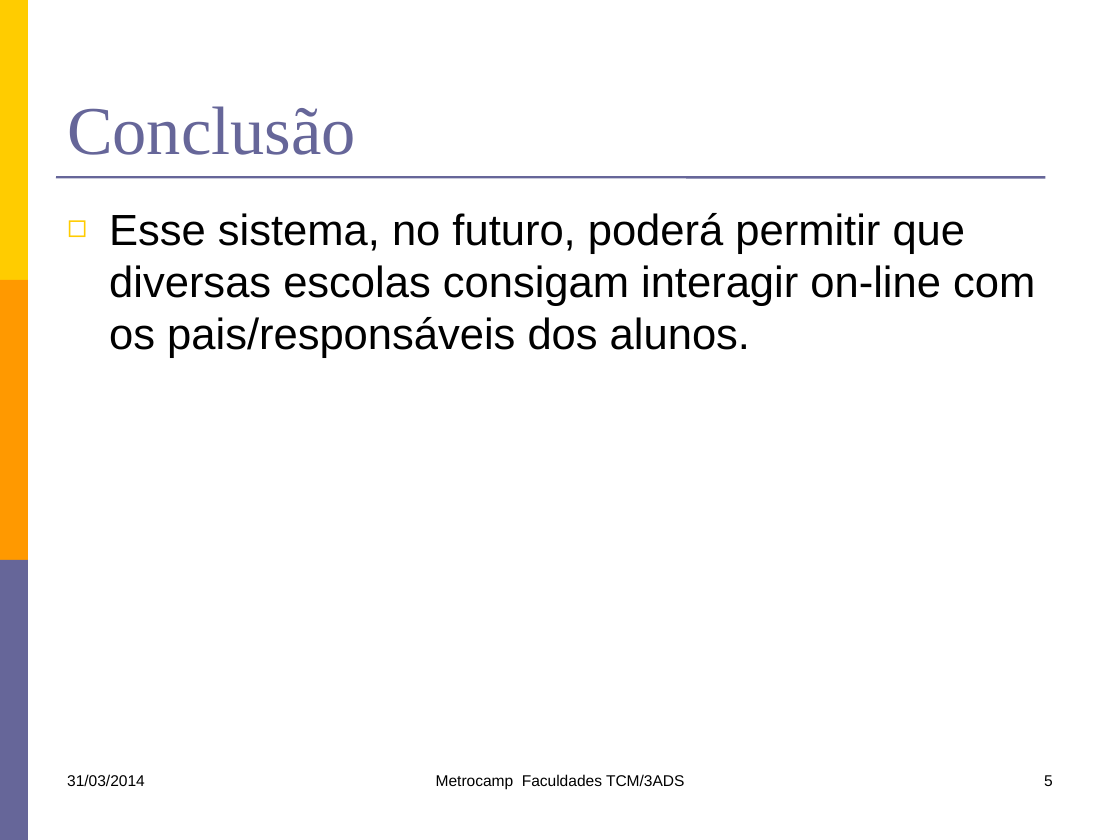
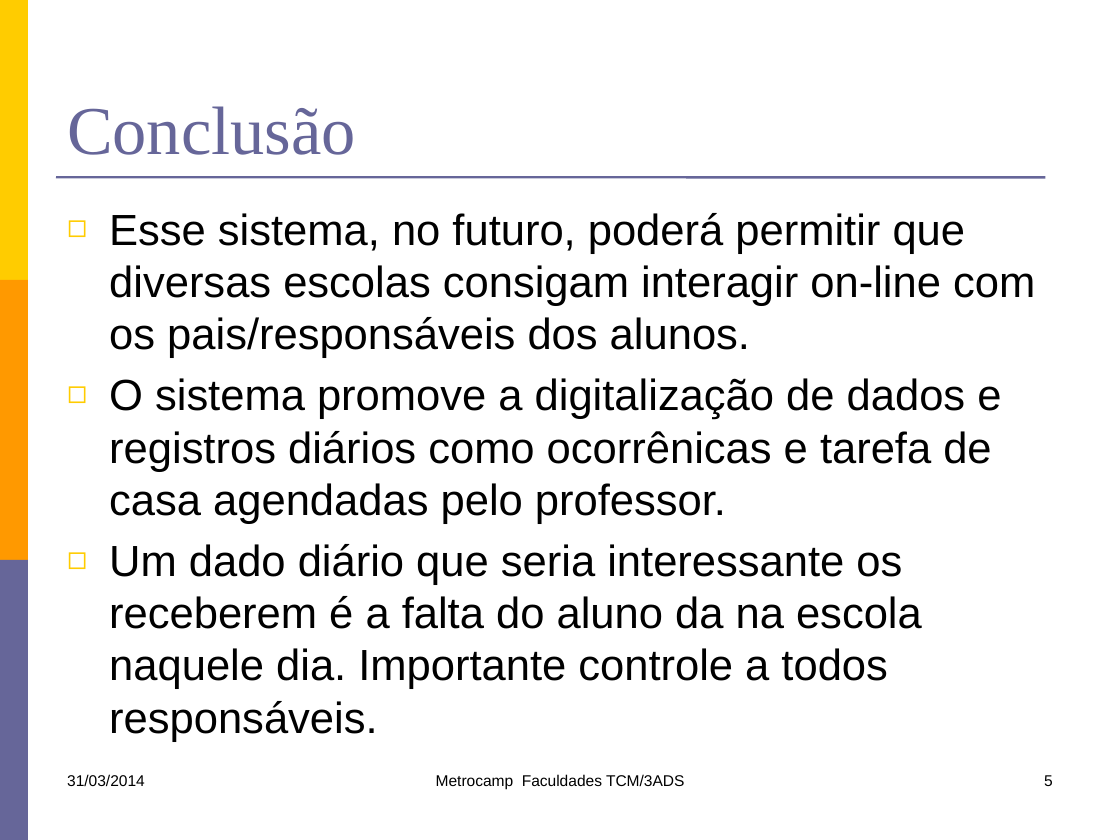
Before and after one commit to lfernandobra/pi5g1s14, a slide deck: slide 5 of documentacao/G5_Apresentacao1sem2014.pptx. Drawn at 1120x840 pixels with LibreOffice and Linux fonts; fonts in the diff are those of the drawing. Boxes give left, top, right and bottom in pixels: in the first picture for what was removed or moved away, otherwise in the second. Text is boxed around its words. In the diff, an @@ line names an element or a change of style, - is before the commit and + after.

```diff
--- a/documentacao/G5_Apresentacao1sem2014.pptx
+++ b/documentacao/G5_Apresentacao1sem2014.pptx
@@ text at <box>109,378,1001,742</box>: paragraphs added @@
+◻ O sistema promove a digitalização de dados e registros diários como ocorrênicas e tarefa de casa agendadas pelo professor.
+◻ Um dado diário que seria interessante os receberem é a falta do aluno da na escola naquele dia. Importante controle a todos responsáveis.
```
Also in this commit, not shown: 1 other slide changed.
